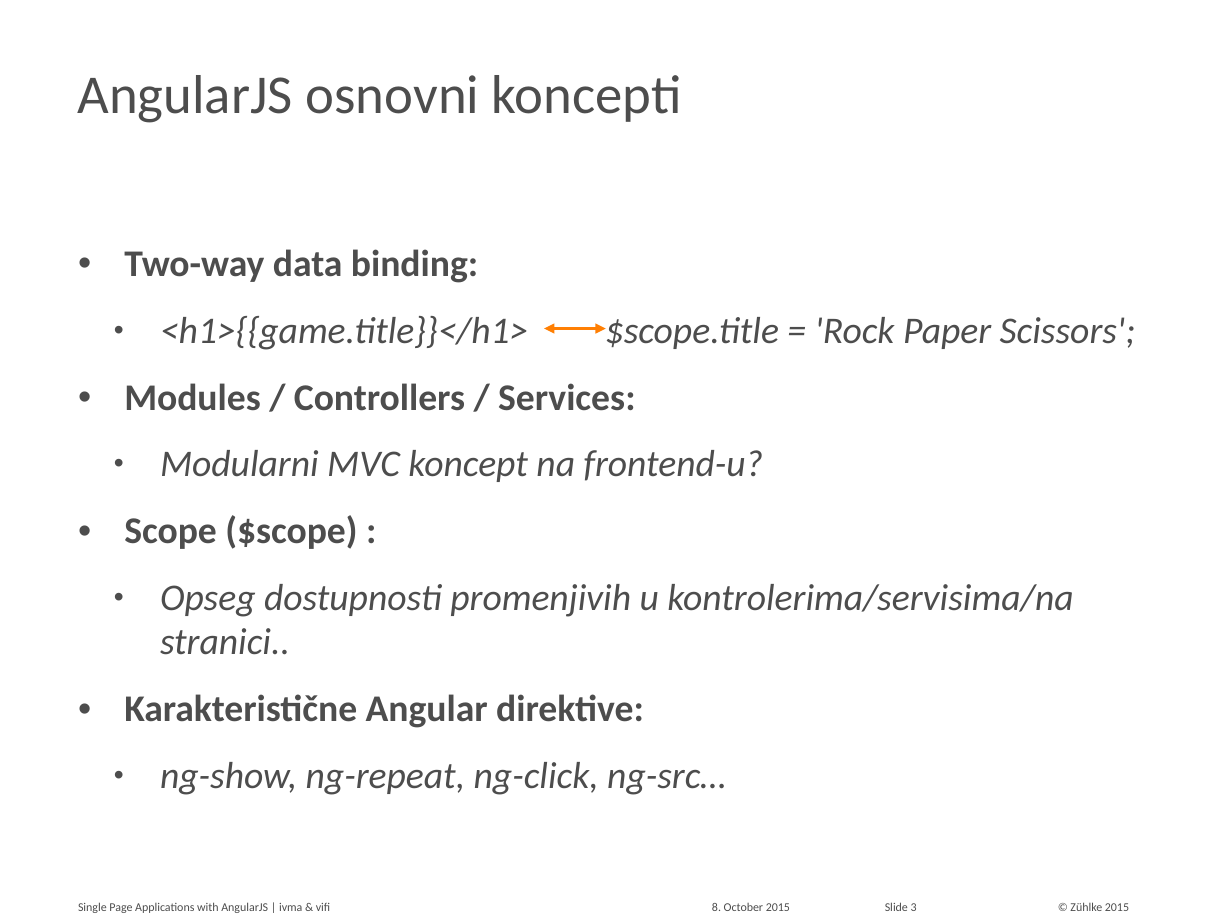
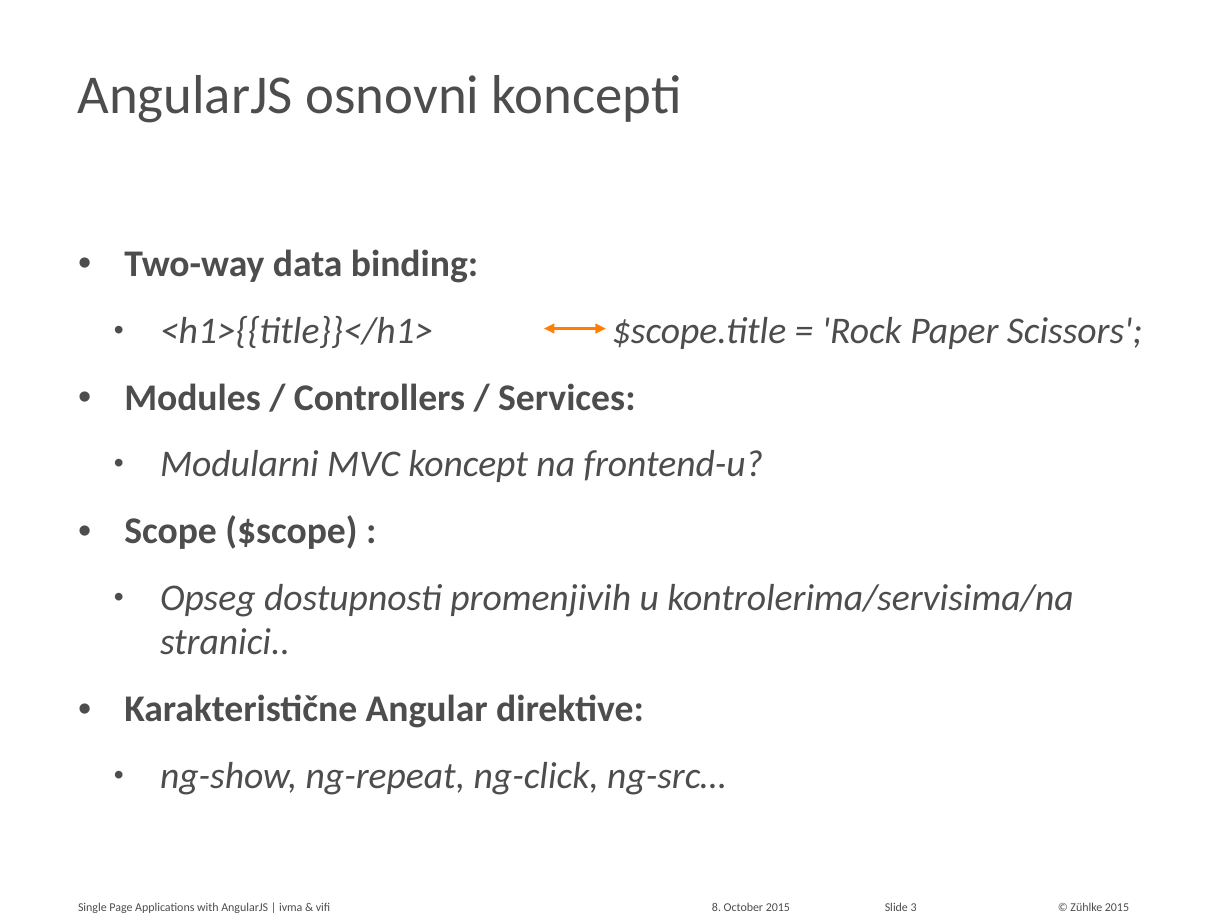
Before and after one commit to Zuehlke/Beacon-Scavenger, a slide deck: slide 3 of SAP with AngularJS.pptx. Drawn at 1232x924 pixels with LibreOffice and Linux fonts; fonts in the diff are those of the drawing; background and template pictures are left out. Boxes give left, top, right and bottom in pixels: in the first picture for what was removed or moved away, otherwise in the second. Text is boxed around its words. In the diff, an @@ line names an element or a change of style, - is before the commit and + after.

Commit message:
Edited presentation

```diff
--- a/SAP with AngularJS.pptx
+++ b/SAP with AngularJS.pptx
@@ text at [160,316,1143,349]: text changed @@
-  • <h1>{{game.title}}</h1> $scope.title = 'Rock Paper Scissors';
+  • <h1>{{title}}</h1> $scope.title = 'Rock Paper Scissors';
```
Also in this commit, not shown: 1 other slide changed.
